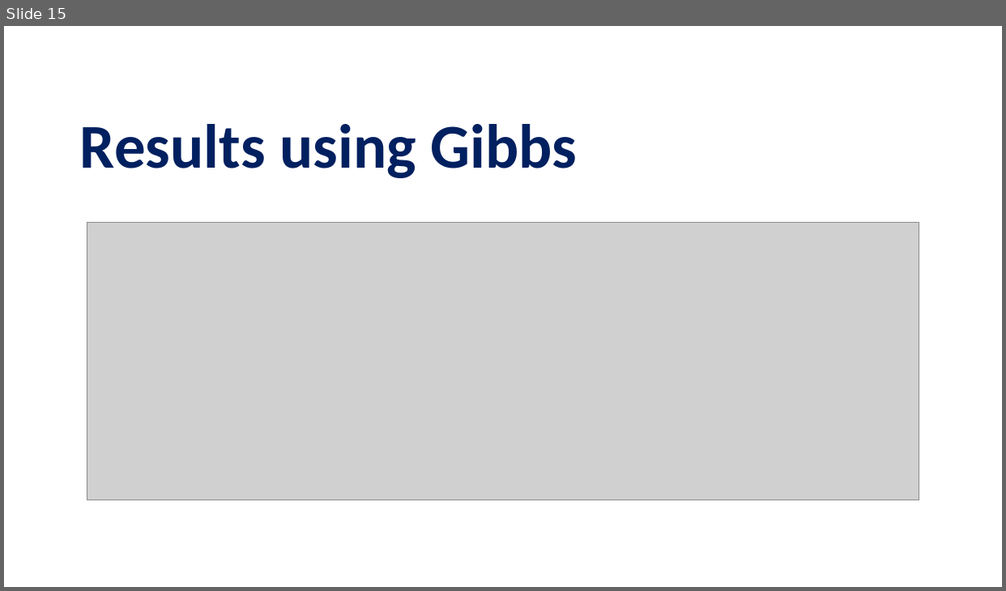
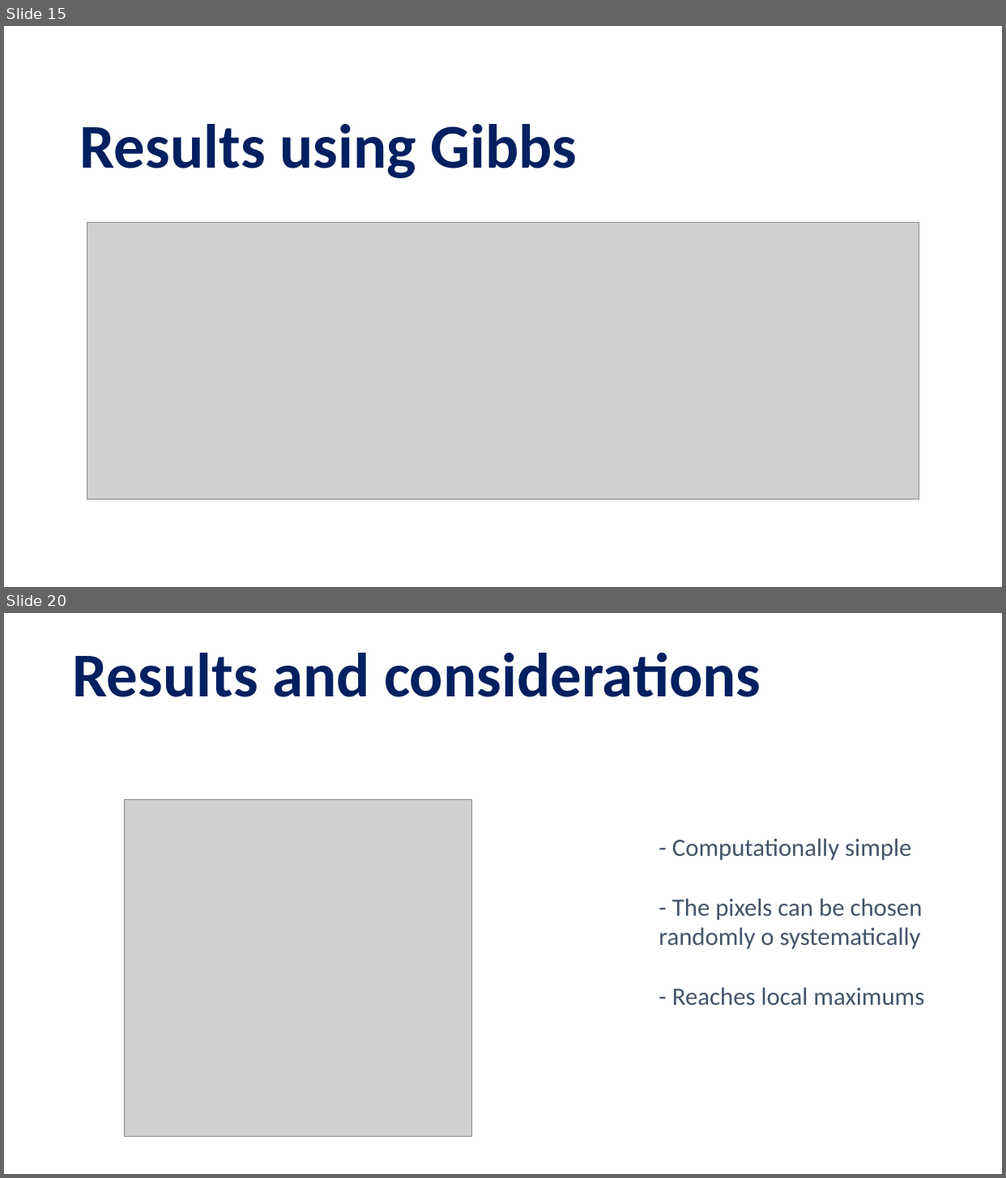
Before and after one commit to pettepiero/Ising-image-denoising, a slide deck: pml.pptm. Shown one above the other, each under a label of ours: slide 15 before the commit, slides 15 and 20 after it; the slides between them are not shown. The pictures are 1006x591 and 1006x1178 pixels, drawn with LibreOffice and Linux fonts; fonts in the diff are those of the drawing; grey boxes stand for pictures. Boxes give left, top, right and bottom in pixels: in the first picture for what was removed or moved away, otherwise in the second. Text is boxed around its words. In the diff, an @@ line names an element or a change of style, - is before the commit and + after.

```diff
--- a/pml.pptm
+++ b/pml.pptm
@@ slide 20 added at (x1=4, y1=613, x2=1002, y2=1174), background #FFFFFF @@
@@ title added at (x1=73, y1=653, x2=761, y2=697), 60 pt, text #002060, bold @@
+Results and considerations
@@ picture added at (x1=124, y1=800, x2=472, y2=1137) @@
@@ text added at (x1=658, y1=838, x2=924, y2=1005), 24 pt, text #44546A @@
+- Computationally simple
+- The pixels can be chosen randomly o systematically
+- Reaches local maximums
```
Also in this commit, not shown: 6 slides changed, 11 other slides added, 9 slides removed.
